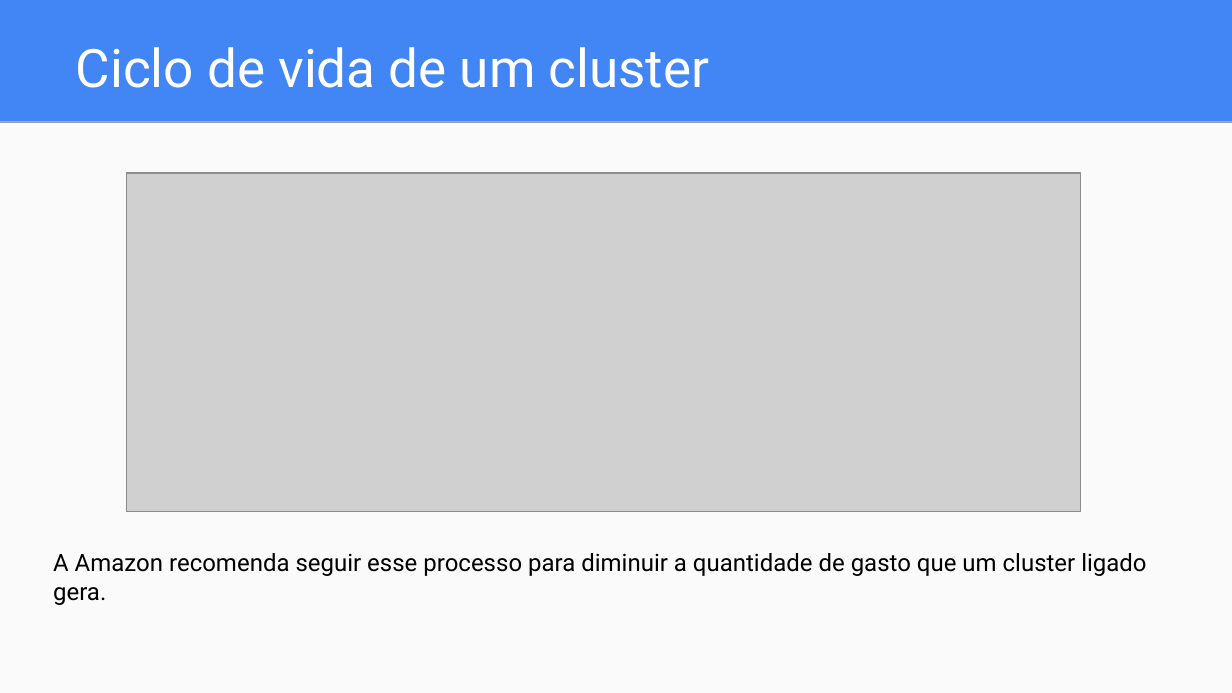
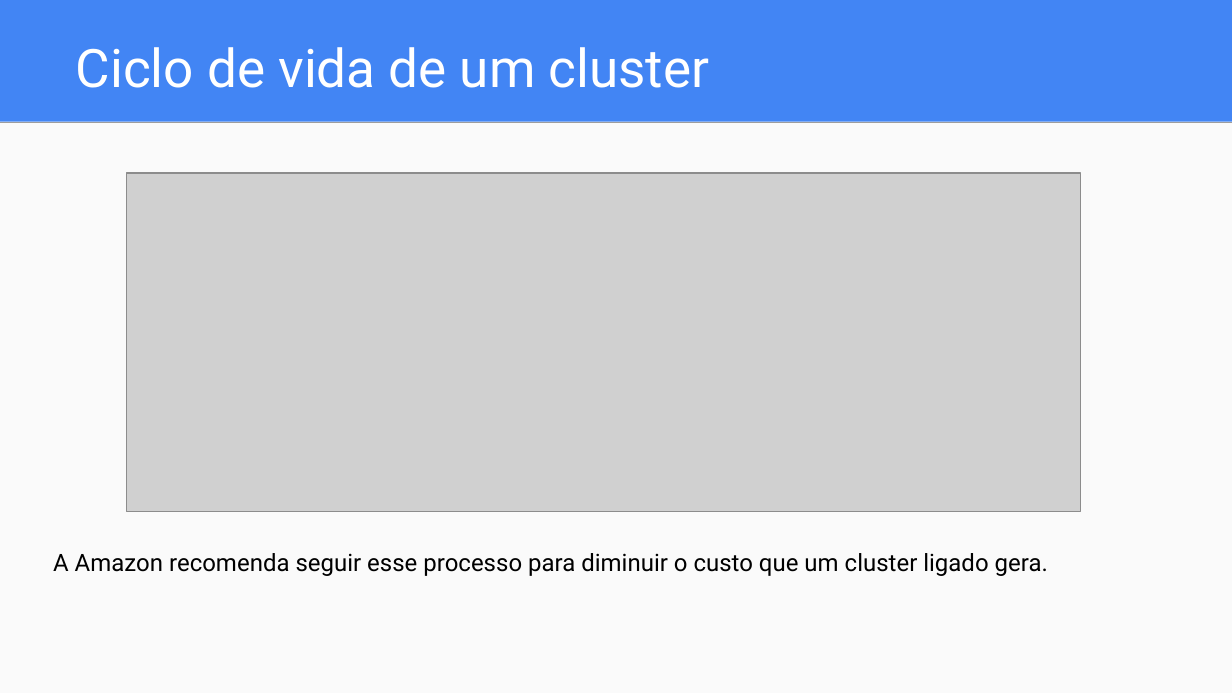
Before and after one commit to dwelcaslu/IFSP-Projeto-Interdisciplinar-2021.02, a slide deck: slide 17 of reports/Apresentação - Projeto Interdisciplinar.pptx (slide 8 before the commit). Drawn at 1232x693 pixels with LibreOffice and Linux fonts; fonts in the diff are those of the drawing; grey boxes stand for pictures. Boxes give left, top, right and bottom in pixels: in the first picture for what was removed or moved away, otherwise in the second. Text is boxed around its words. In the diff, an @@ line names an element or a change of style, - is before the commit and + after.

```diff
--- a/reports/Apresentação - Projeto Interdisciplinar.pptx
+++ b/reports/Apresentação - Projeto Interdisciplinar.pptx
@@ text at box(53, 553, 1048, 576): text changed @@
-A Amazon recomenda seguir esse processo para diminuir a quantidade de gasto que um cluster ligado gera.
+A Amazon recomenda seguir esse processo para diminuir o custo que um cluster ligado gera.
```
Also in this commit, not shown: 8 other slides changed, 15 slides added, 9 slides removed, 2 other files.
